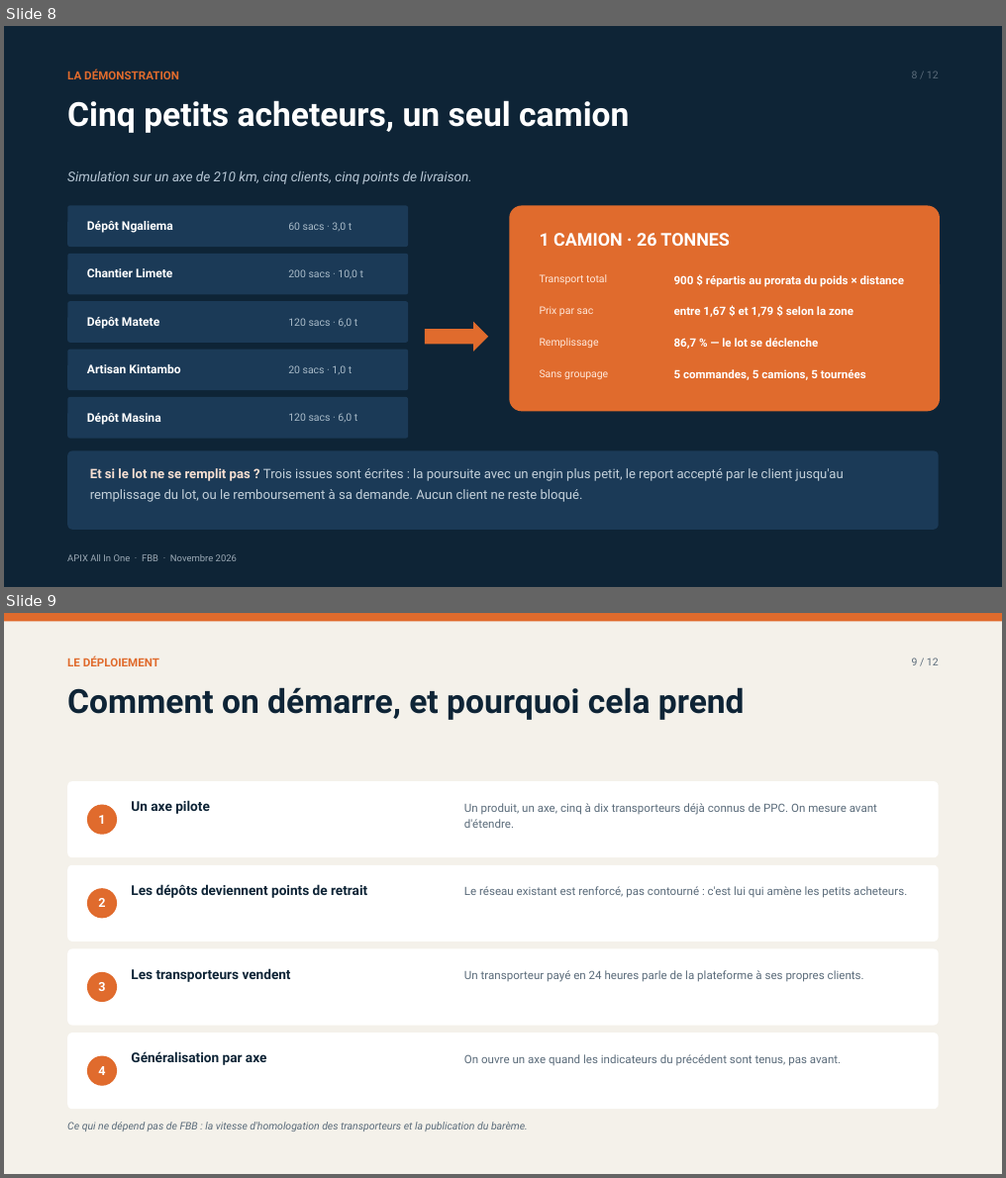
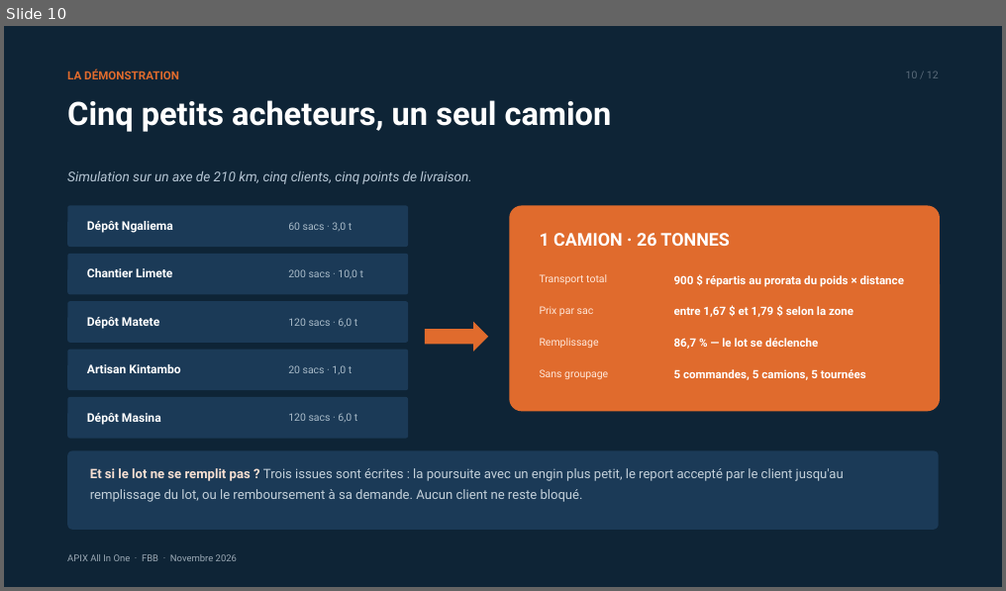
Before and after one commit to dilevembamu12/fbb-ppc-apix, a slide deck: dist/pptx/APIX-All-In-One-12-slides-PPC.pptx. Shown one above the other, each under a label of ours: slides 8 and 9 before the commit, slide 10 after it. The pictures are 1006x1178 and 1006x591 pixels, drawn with LibreOffice and Linux fonts; fonts in the diff are those of the drawing. Boxes give left, top, right and bottom in pixels: in the first picture for what was removed or moved away, otherwise in the second. Text is boxed around its words. In the diff, an @@ line names an element or a change of style, - is before the commit and + after.

Commit message:
Reecrit la version 12 diapositives au registre du dossier detaille
Structure retenue : les douleurs d'abord, le produit ensuite, puis la preuve et la souverainete.
1 Titre - 2 Le paiement est certifie, la marchandise non (+ 4 questions) - 3 Trois fuites qui coutent
4 Il n'achete pas une application, il achete une certitude - 5 La chaine de preuve en six jalons
6 Ubiquite et maquettes - 7 Le sequestre - 8 Quatre elements, un seul dossier
9 Du forfait au prix calcule (+ calculateur) - 10 Groupage - 11 Concurrence - 12 PPC garde la main et cinq decisions

Annexes A1 a A6 : modele economique, equipe, feuille de route, arbitrage du groupage, preuve et litige, socle technique.

```diff
--- a/dist/pptx/APIX-All-In-One-12-slides-PPC.pptx
+++ b/dist/pptx/APIX-All-In-One-12-slides-PPC.pptx
@@ slide 9 removed at <box>4,613,1002,1174</box>, background #F4F1EA @@
@@ rectangle removed at <box>4,613,1002,621</box> @@
@@ text removed at <box>67,657,159,666</box> @@
-LE DÉPLOIEMENT
@@ text removed at <box>912,658,939,665</box> @@
-9 / 12
@@ text removed at <box>67,687,745,720</box> @@
-Comment on démarre, et pourquoi cela prend
@@ rounded rectangle removed at <box>67,781,939,858</box> @@
@@ ellipse removed at <box>87,805,117,835</box> @@
@@ text removed at <box>98,815,105,824</box> @@
-1
@@ text removed at <box>131,800,210,814</box> @@
-Un axe pilote
@@ text removed at <box>464,803,877,828</box> @@
-Un produit, un axe, cinq à dix transporteurs déjà connus de PPC. On mesure avant d'étendre.
@@ rounded rectangle removed at <box>67,865,939,942</box> @@
@@ ellipse removed at <box>87,888,117,919</box> @@
@@ text removed at <box>98,898,105,907</box> @@
-2
@@ text removed at <box>131,884,367,898</box> @@
-Les dépôts deviennent points de retrait
@@ text removed at <box>464,886,907,898</box> @@
-Le réseau existant est renforcé, pas contourné : c'est lui qui amène les petits acheteurs.
@@ rounded rectangle removed at <box>67,950,939,1026</box> @@
@@ text removed at <box>131,968,291,982</box> @@
-Les transporteurs vendent
@@ ellipse removed at <box>87,972,117,1002</box> @@
@@ text removed at <box>98,982,105,991</box> @@
-3
@@ text removed at <box>464,970,864,982</box> @@
-Un transporteur payé en 24 heures parle de la plateforme à ses propres clients.
@@ rounded rectangle removed at <box>67,1033,939,1109</box> @@
@@ ellipse removed at <box>87,1057,117,1086</box> @@
@@ text removed at <box>131,1052,266,1065</box> @@
-Généralisation par axe
@@ text removed at <box>464,1055,841,1066</box> @@
-On ouvre un axe quand les indicateurs du précédent sont tenus, pas avant.
@@ text removed at <box>98,1066,105,1075</box> @@
-4
@@ text removed at <box>67,1122,528,1132</box> @@
-Ce qui ne dépend pas de FBB : la vitesse d'homologation des transporteurs et la publication du barème.
@@ what was slide 8 is now slide 10 @@
@@ slide 10 changed as well @@
@@ text at <box>906,72,939,78</box>: text changed @@
-8 / 12
+10 / 12
@@ text "Cinq petits acheteurs, un seul ..." at <box>67,100,612,132</box>: size 32 to 31 pt; line spacing 1.03 to 1.04 @@
```
Also in this commit, not shown: 12 other slides changed, 5 slides added, 3 other slides removed, 2 other files.
